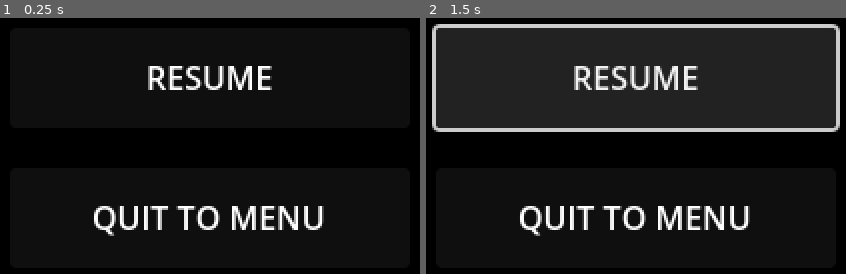
Above: before the commit, frames 1-2 (left to right).
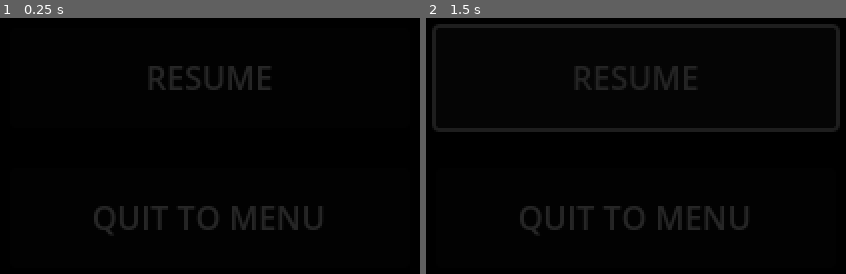
Above: after the commit, the same moments.

Repository: h2cone/p1proto
Game: Godot game, scene res://game.tscn
Same seed, same stepped clock (60 frames per second), same inputs: the game is played once before the commit and once after it. This scene is started directly instead of the project's main scene.
Inputs:
- Up to frame 1 (0.25 s): no input
- Up to frame 2 (1.5 s): click "RESUME" at 0.5 s; click "RESUME" at 1.25 s

The runs differ from the first frame. In frame 1, 4.1% of the frame differs, in the area x 22-78%, y 18-86%; in frame 2, 43%, in the area x 1-99%, y 2-86%.

Commit message:
feat: add world map system
- Implement 'WorldMap' UI in Rust, rendering explored rooms as a grid.
- Add 'exploration' module to 'save' system for tracking visited rooms.
- Update 'RoomManager' to mark rooms as explored upon entry.
- Integrate 'WorldMap' into 'game.tscn' and 'project.godot' (bound to 'M').
- Prevent 'PauseMenu' activation when the map is open.
- Update 'run.gif' with latest gameplay footage.

Diff:
--- a/godot/game.tscn
+++ b/godot/game.tscn
@@ -1,7 +1,8 @@
-[gd_scene load_steps=3 format=3 uid="uid://bvfi37bgphi6x"]
+[gd_scene load_steps=4 format=3 uid="uid://bvfi37bgphi6x"]
 
 [ext_resource type="PackedScene" uid="uid://bn0g0fos7pnlj" path="res://ui/pause_menu.tscn" id="1_80nbo"]
-[ext_resource type="AudioStream" uid="uid://cx3nkttghf2pf" path="res://pipeline/glicol/bgm.ogg" id="2_e2o6t"]
+[ext_resource type="PackedScene" uid="uid://b6hg4i2wbn3kh" path="res://ui/world_map.tscn" id="2_8krcl"]
+[ext_resource type="AudioStream" uid="uid://cx3nkttghf2pf" path="res://pipeline/glicol/bgm.ogg" id="3_e2o6t"]
 
 [node name="Game" type="Game"]
 
@@ -9,7 +10,9 @@
 
 [node name="PauseMenu" parent="." instance=ExtResource("1_80nbo")]
 
+[node name="WorldMap" parent="." instance=ExtResource("2_8krcl")]
+
 [node name="AudioStreamPlayer" type="AudioStreamPlayer" parent="."]
-stream = ExtResource("2_e2o6t")
+stream = ExtResource("3_e2o6t")
 autoplay = true
 parameters/looping = true
--- a/godot/project.godot
+++ b/godot/project.godot
@@ -49,6 +49,11 @@
 "events": [Object(InputEventKey,"resource_local_to_scene":false,"resource_name":"","device":0,"window_id":0,"alt_presse …(194 unchanged characters)…
 ]
 }
+ui_map={
+"deadzone": 0.2,
+"events": [Object(InputEventKey,"resource_local_to_scene":false,"resource_name":"","device":0,"window_id":0,"alt_pressed":false,"shift_pressed":false,"ctrl_pressed":false,"meta_pressed":false,"pressed":false,"keycode":0,"physical_keycode":77,"key_label":0,"unicode":0,"location":0,"echo":false,"script":null)
+]
+}
 act_down={
 "deadzone": 0.2,
 "events": [Object(InputEventKey,"resource_local_to_scene":false,"resource_name":"","device":0,"window_id":0,"alt_presse …(194 unchanged characters)…
--- /dev/null
+++ b/godot/ui/world_map.tscn
@@ -0,0 +1,18 @@
+[gd_scene format=3 uid="uid://b6hg4i2wbn3kh"]
+
+[node name="WorldMap" type="WorldMap"]
+anchors_preset = 15
+anchor_right = 1.0
+anchor_bottom = 1.0
+grow_horizontal = 2
+grow_vertical = 2
+
+[node name="Background" type="ColorRect" parent="."]
+layout_mode = 1
+anchors_preset = 15
+anchor_right = 1.0
+anchor_bottom = 1.0
+grow_horizontal = 2
+grow_vertical = 2
+mouse_filter = 2
+color = Color(0, 0, 0, 0.85)
Not shown, changed: rust/src/game/room_manager.rs
Not shown, added: rust/src/save/exploration.rs
Not shown, changed: rust/src/save/mod.rs
Not shown, changed: rust/src/ui/mod.rs
Not shown, changed: rust/src/ui/pause_menu.rs
Not shown, added: rust/src/ui/world_map.rs
Not shown, changed: screenshots/run.gif
